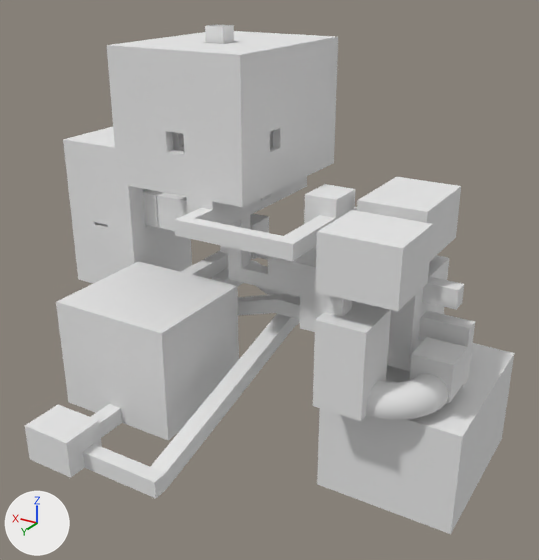
An edit to the Blender file Assets/Models/startingScene/startingRoom.blend, drawn before and after from the same camera.
The view is the same before and after, from a 50 mm camera at (-27.0, 91.3, 56.3) aimed at (27.1, 1.0, 11.1). Arrows for +X, +Y and +Z are at lower left; the lights stay in place.

The scene before the commit, as lines of its bpy script (objects in view):
```python
ob_basestartingroommesh_001 = bpy.data.objects.new('BaseStartingRoomMesh.001', me_cube_002)
ob_basestartingroommesh_001.location = (0.0, 0.0, 0.0)
ob_basestartingroommesh_002 = bpy.data.objects.new('BaseStartingRoomMesh.002', me_cube_003)
ob_basestartingroommesh_002.location = (0.0, 0.0, 0.0)
ob_basestartingroommesh_003 = bpy.data.objects.new('BaseStartingRoomMesh.003', me_cube_004)
ob_basestartingroommesh_003.location = (0.0, 0.0, 0.0)
ob_basestartingroommesh_004 = bpy.data.objects.new('BaseStartingRoomMesh.004', me_cube_005)
ob_basestartingroommesh_004.location = (0.0, 0.0, 0.0)
ob_basestartingroommesh_005 = bpy.data.objects.new('BaseStartingRoomMesh.005', me_cube_006)
ob_basestartingroommesh_005.location = (0.0, 0.0, 0.0)
ob_basestartingroommesh_006 = bpy.data.objects.new('BaseStartingRoomMesh.006', me_cube_007)
ob_basestartingroommesh_006.location = (0.0, 0.0, 0.0)
ob_basestartingroommesh_007 = bpy.data.objects.new('BaseStartingRoomMesh.007', me_cube_008)
ob_basestartingroommesh_007.location = (0.0, 0.0, 0.0)
ob_basestartingroommesh_008 = bpy.data.objects.new('BaseStartingRoomMesh.008', me_cube_009)
ob_basestartingroommesh_008.location = (0.0, 0.0, 0.0)
ob_basestartingroommesh_009 = bpy.data.objects.new('BaseStartingRoomMesh.009', me_cube_010)
ob_basestartingroommesh_009.location = (0.0, 0.0, 0.0)
# also in view: 'BaseStartingRoomMesh' at (43.6, -14.0, 17.0)
```
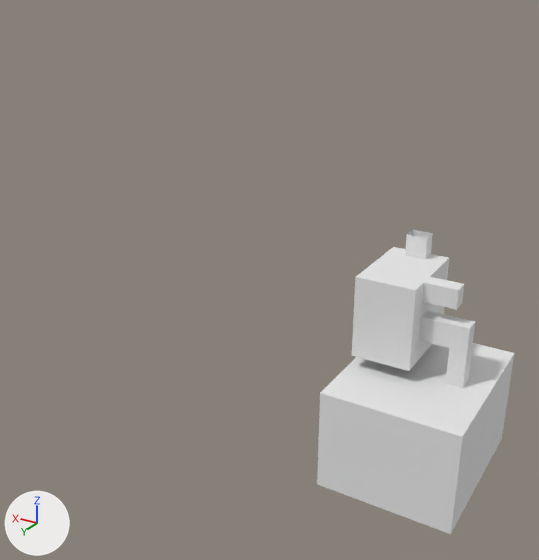
Location of each change, [x1, y1, x2, y2] in pixels of the pictures (539 x 560 px):
'BaseStartingRoomMesh.008', hidden: before [107, 24, 357, 289]
'BaseStartingRoomMesh.009', hidden: before [25, 251, 300, 498]
'BaseStartingRoomMesh', hidden: before [63, 127, 269, 283]
'BaseStartingRoomMesh.003', hidden: before [315, 210, 433, 317]
'BaseStartingRoomMesh.004', hidden: before [313, 301, 391, 421]
'BaseStartingRoomMesh.005', hidden: before [357, 177, 461, 261]
'BaseStartingRoomMesh.001', hidden: before [366, 373, 448, 420]
'BaseStartingRoomMesh.006', hidden: before [268, 247, 325, 332]
'BaseStartingRoomMesh.002', hidden: before [409, 337, 467, 403]

The edits, one by one:
Object 'BaseStartingRoomMesh.009' (ob_basestartingroommesh_009) is now hidden.
Object 'BaseStartingRoomMesh.008' (ob_basestartingroommesh_008) is now hidden.
Object 'BaseStartingRoomMesh.006' (ob_basestartingroommesh_006) is now hidden.
Object 'BaseStartingRoomMesh.005' (ob_basestartingroommesh_005) is now hidden.
Object 'BaseStartingRoomMesh.004' (ob_basestartingroommesh_004) is now hidden.
Object 'BaseStartingRoomMesh.003' (ob_basestartingroommesh_003) is now hidden.
Object 'BaseStartingRoomMesh.002' (ob_basestartingroommesh_002) is now hidden.
Object 'BaseStartingRoomMesh.001' (ob_basestartingroommesh_001) is now hidden.
Object 'BaseStartingRoomMesh' (ob_basestartingroommesh) is now hidden.
